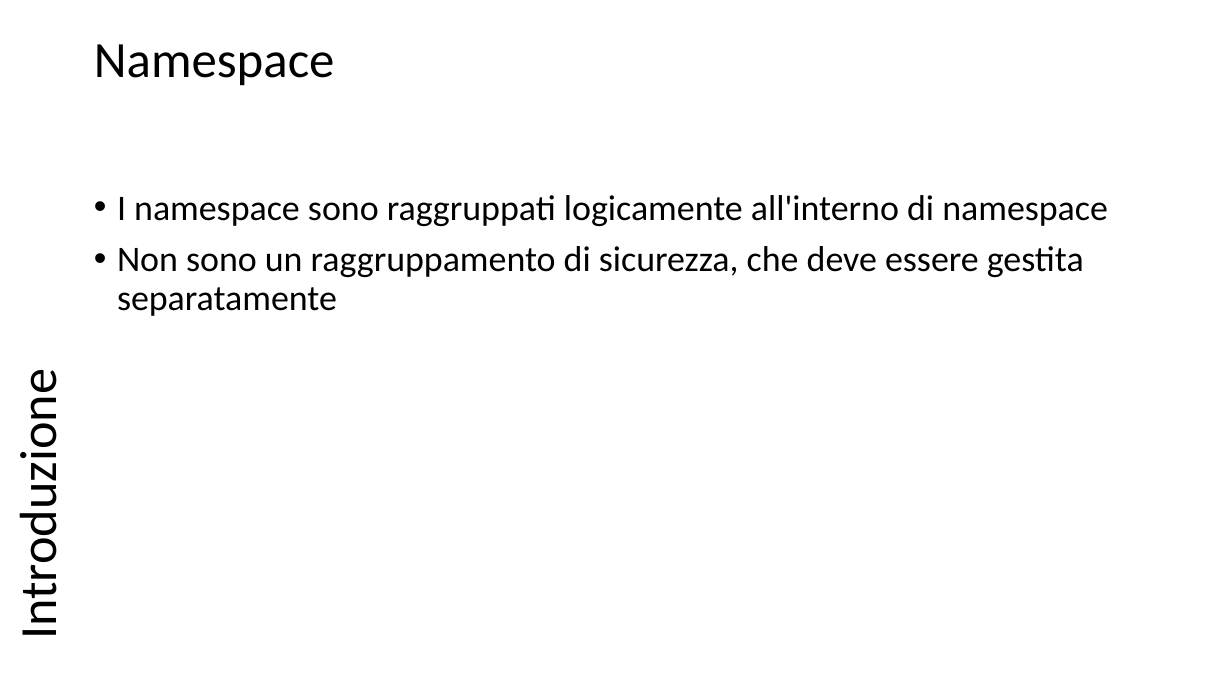
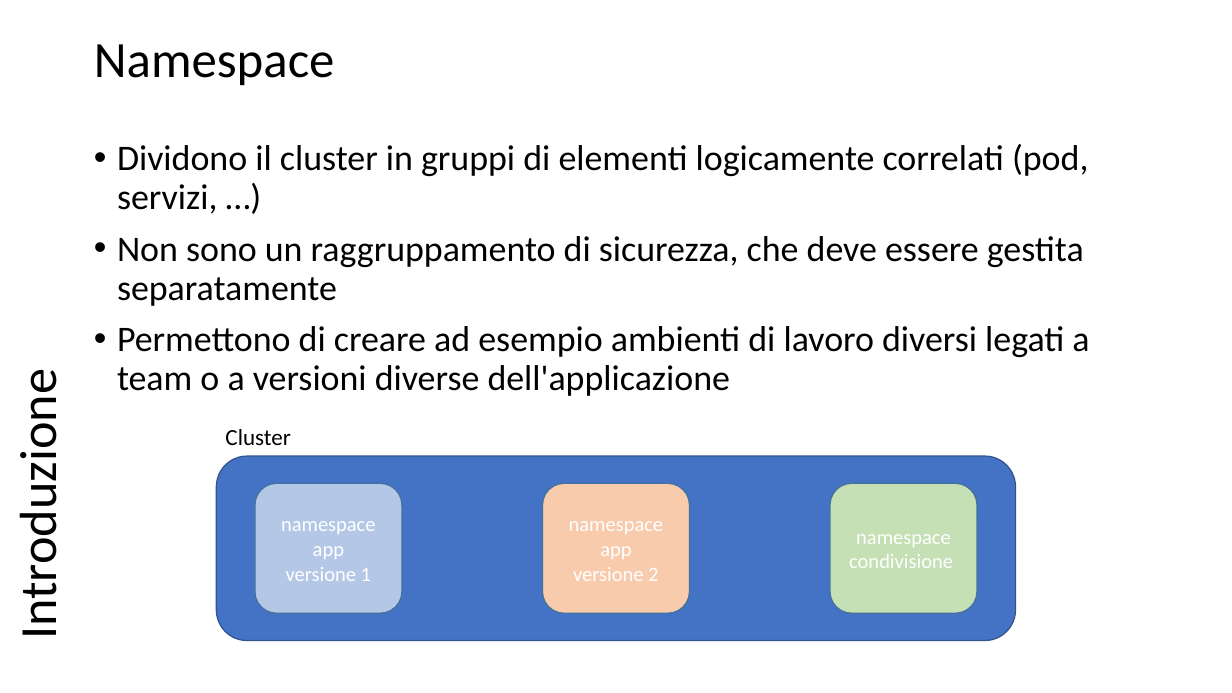
Before and after one commit to scastagnoli/academySisal, a slide deck: slide 10 of kubernetes.pptx (slide 7 before the commit). Drawn at 1232x693 pixels with LibreOffice and Linux fonts; fonts in the diff are those of the drawing. Boxes give left, top, right and bottom in pixels: in the first picture for what was removed or moved away, otherwise in the second. Text is boxed around its words. In the diff, an @@ line names an element or a change of style, - is before the commit and + after.

```diff
--- a/kubernetes.pptx
+++ b/kubernetes.pptx
@@ text "Dividono il cluster in gruppi ...": place and size @@
-text "Dividono il cluster in gruppi ..." at box(117, 195, 1108, 316)
+text "Dividono il cluster in gruppi ..." at box(117, 144, 1089, 396)
@@ text at box(117, 144, 1088, 214): text changed @@
-• I namespace sono raggruppati logicamente all'interno di namespace
+• Dividono il cluster in gruppi di elementi logicamente correlati (pod, servizi, …)
@@ text at box(117, 326, 1089, 396): paragraph added @@
+• Permettono di creare ad esempio ambienti di lavoro diversi legati a team o a versioni diverse dell'applicazione
@@ text added at box(225, 429, 290, 445), 18 pt, text #000000 @@
+Cluster
@@ rounded rectangle added at box(216, 457, 1016, 641), fill #4472C4, outline #325491 1 pt @@
@@ rounded rectangle added at box(255, 483, 402, 614), fill #B4C7E7, outline #43739E 1 pt, 16 pt, text #FFFFFF @@
+namespace app
+versione 1
@@ rounded rectangle added at box(543, 483, 689, 614), fill #F8CBAD, outline #43739E 1 pt, 16 pt, text #FFFFFF @@
+namespace app
+versione 2
@@ rounded rectangle added at box(830, 483, 977, 614), fill #C5E0B4, outline #43739E 1 pt, 16 pt, text #FFFFFF @@
+namespace condivisione
```
Also in this commit, not shown: 5 other slides changed, 13 slides added.
